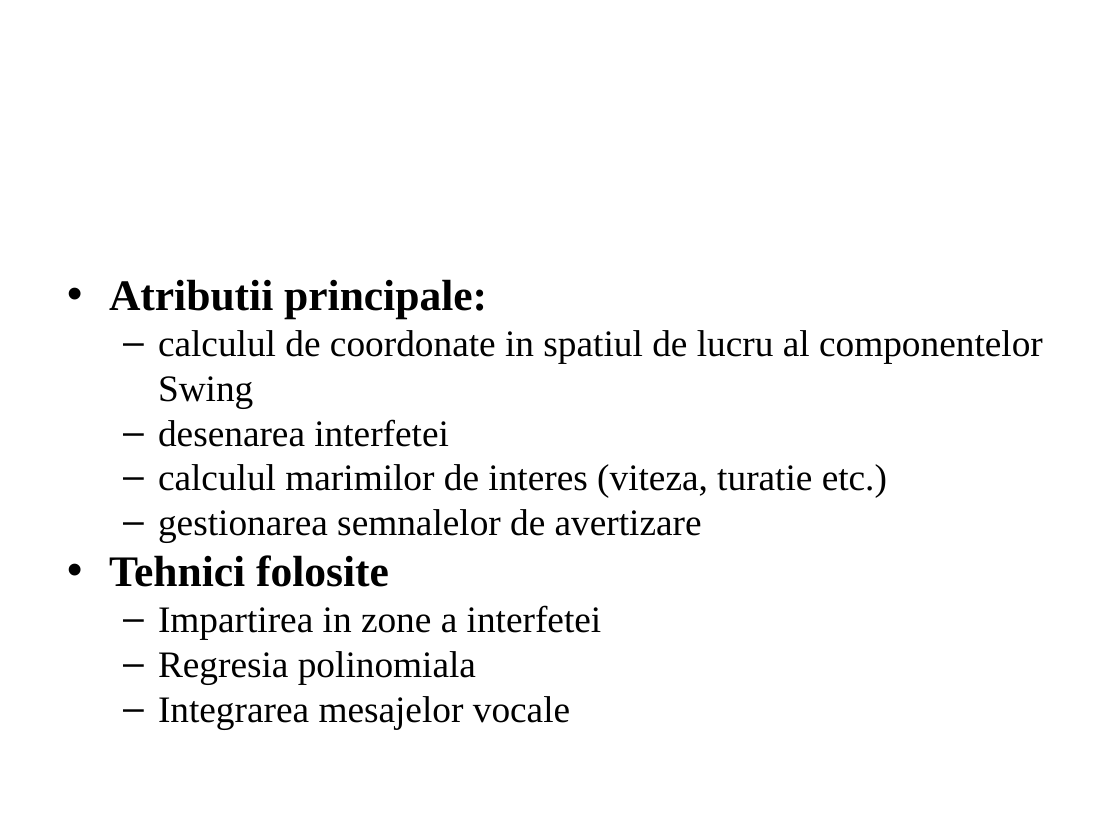
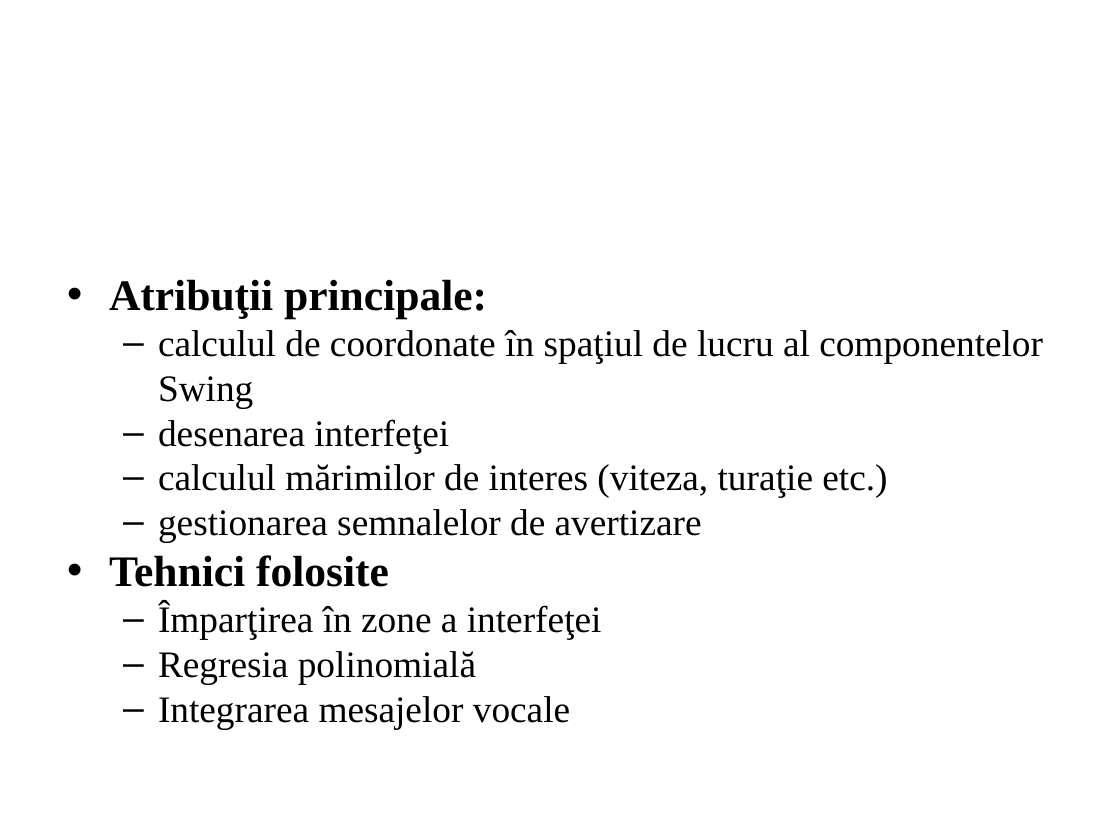
Before and after one commit to A1ex/Speedometer, a slide deck: slide 12 of Office documents/Prezentare Scurta.pptx. Drawn at 1120x840 pixels with LibreOffice and Linux fonts; fonts in the diff are those of the drawing; background and template pictures are left out. Boxes give left, top, right and bottom in pixels: in the first picture for what was removed or moved away, otherwise in the second. Text is boxed around its words. In the diff, an @@ line names an element or a change of style, - is before the commit and + after.

```diff
--- a/Office documents/Prezentare Scurta.pptx
+++ b/Office documents/Prezentare Scurta.pptx
@@ text at (x1=109, y1=279, x2=1043, y2=498): text changed @@
-• Atributii principale:
-  – calculul de coordonate in spatiul de lucru al componentelor Swing
-  – desenarea interfetei
-  – calculul marimilor de interes (viteza, turatie etc.)
+• Atribuţii principale:
+  – calculul de coordonate în spaţiul de lucru al componentelor Swing
+  – desenarea interfeţei
+  – calculul mărimilor de interes (viteza, turaţie etc.)
@@ text at (x1=158, y1=604, x2=602, y2=684): text changed @@
-  – Impartirea in zone a interfetei
-  – Regresia polinomiala
+  – Împarţirea în zone a interfeţei
+  – Regresia polinomială
```
Also in this commit, not shown: 14 other slides changed, 10 other files.
